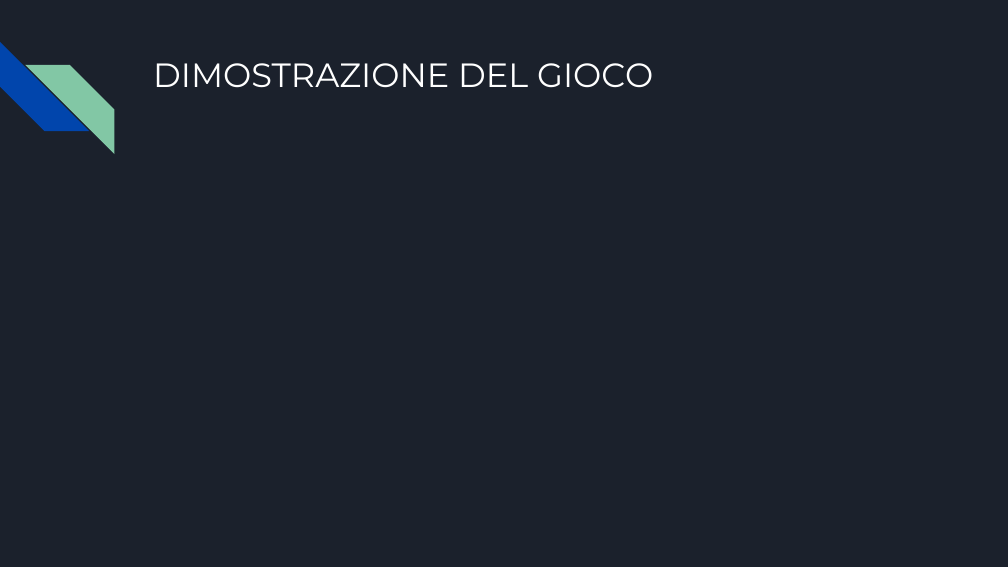
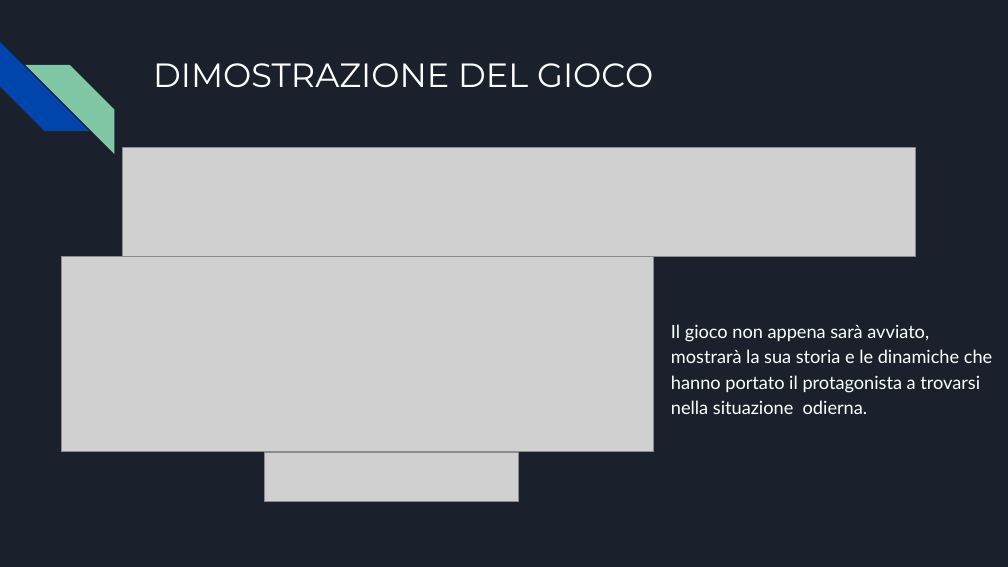
Before and after one commit to vitomarzocca/Esame-MAP, a slide deck: slide 13 of Presentazione senza titolo.pptx. Drawn at 1008x567 pixels with LibreOffice and Linux fonts; fonts in the diff are those of the drawing; grey boxes stand for pictures. Boxes give left, top, right and bottom in pixels: in the first picture for what was removed or moved away, otherwise in the second. Text is boxed around its words. In the diff, an @@ line names an element or a change of style, - is before the commit and + after.

```diff
--- a/Presentazione senza titolo.pptx
+++ b/Presentazione senza titolo.pptx
@@ picture added at box(122, 147, 915, 256) @@
@@ picture added at box(61, 256, 653, 452) @@
@@ text added at box(671, 324, 992, 414), 13 pt, text #FFFFFF @@
+Il gioco non appena sarà avviato, mostrarà la sua storia e le dinamiche che hanno portato il protagonista a trovarsi nella situazione odierna.
@@ picture added at box(265, 452, 519, 501) @@
```
Also in this commit, not shown: 10 other slides changed.
